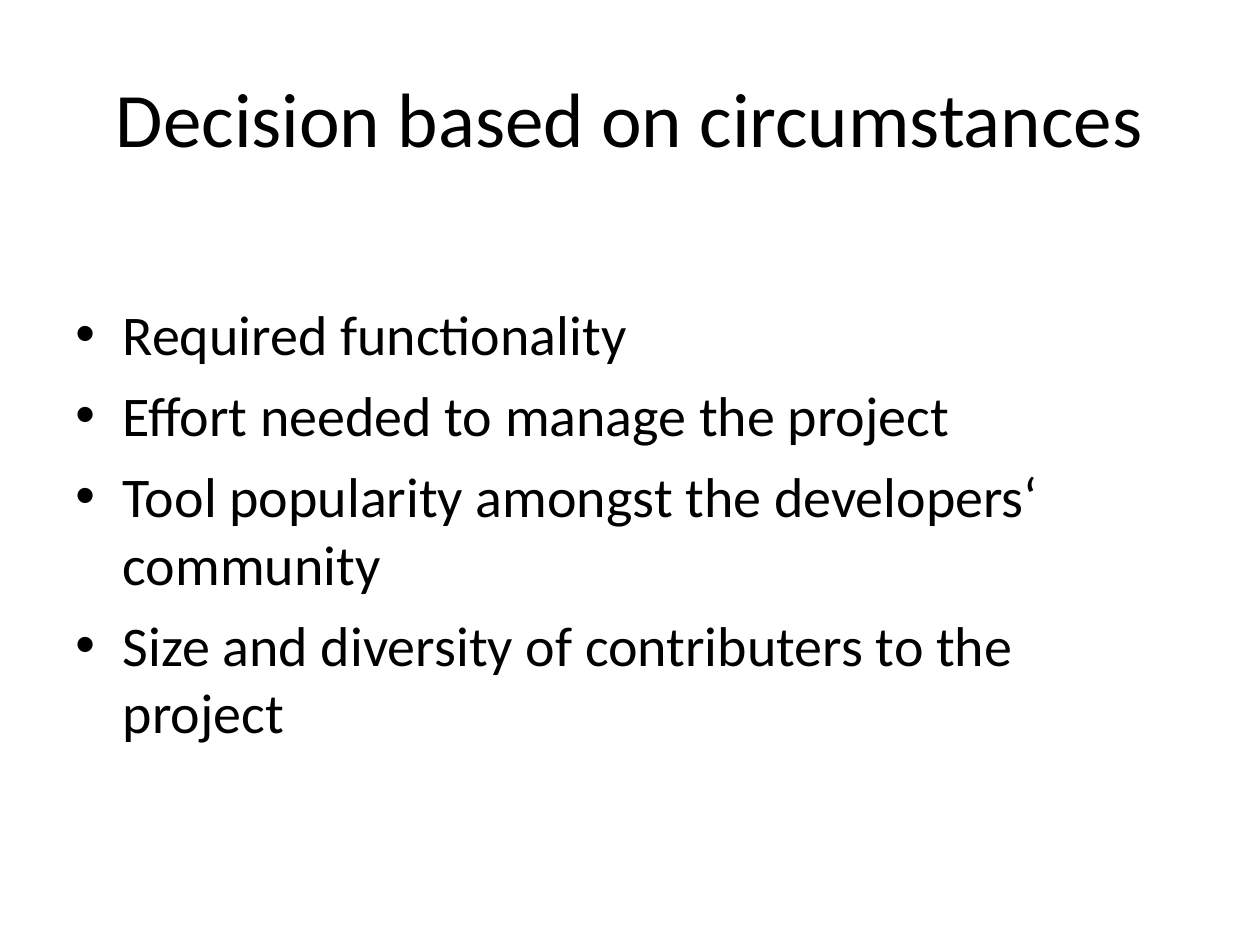
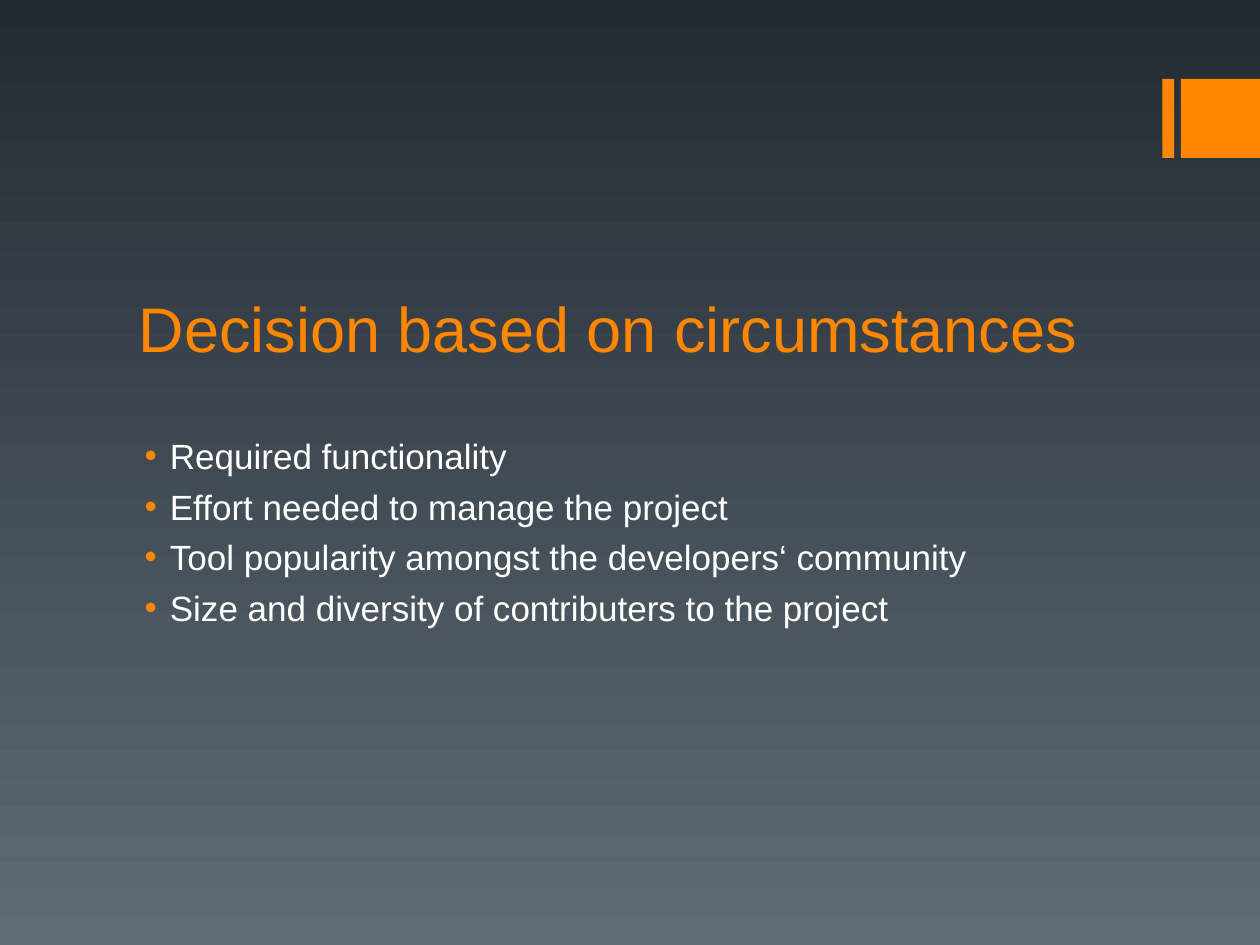
Before and after one commit to gdgcluj/first-steps-into, a slide deck: slide 4 of GitHub.ppt. Drawn at 1260x945 pixels with LibreOffice and Linux fonts; fonts in the diff are those of the drawing. Boxes give left, top, right and bottom in pixels: in the first picture for what was removed or moved away, otherwise in the second. Text is boxed around its words. In the diff, an @@ line names an element or a change of style, - is before the commit and + after.

```diff
--- a/GitHub.ppt
+++ b/GitHub.ppt
@@ background #FFFFFF to gradient #232B32 to #606B76 @@
@@ rectangle added at (1163,79,1174,159), fill #FF8600 @@
@@ rectangle added at (1181,79,1260,159), fill #FF8600 @@
@@ title "Decision based on circumstances": place and size @@
-title "Decision based on circumstances" at (116,93,1142,148)
+title "Decision based on circumstances" at (139,306,1077,353)
@@ title "Decision based on circumstances" at (139,306,1077,353): size 44 to 36 pt, font Calibri to Arial, text colour #000000 to #FF8600; alignment centre to left; vertical alignment middle to bottom @@
@@ text "Required functionality": place and size @@
-text "Required functionality" at (123,316,1037,743)
+text "Required functionality" at (170,443,966,628)
@@ text "Required functionality" at (170,443,966,628): size 32 to 20 pt, font Calibri to Arial, text colour #000000 to #FFFFFF; indent changed; less space between paragraphs; bullet colour #000000 to #FF8600 @@
```
Also in this commit, not shown: 8 other slides changed.
